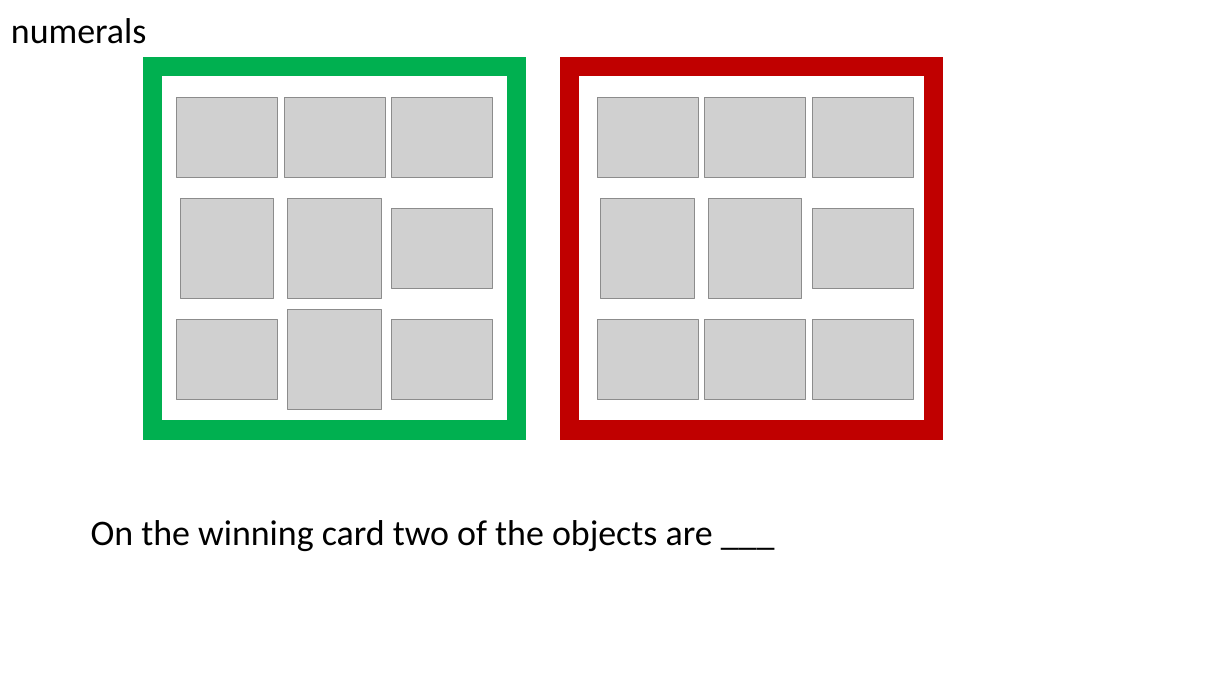
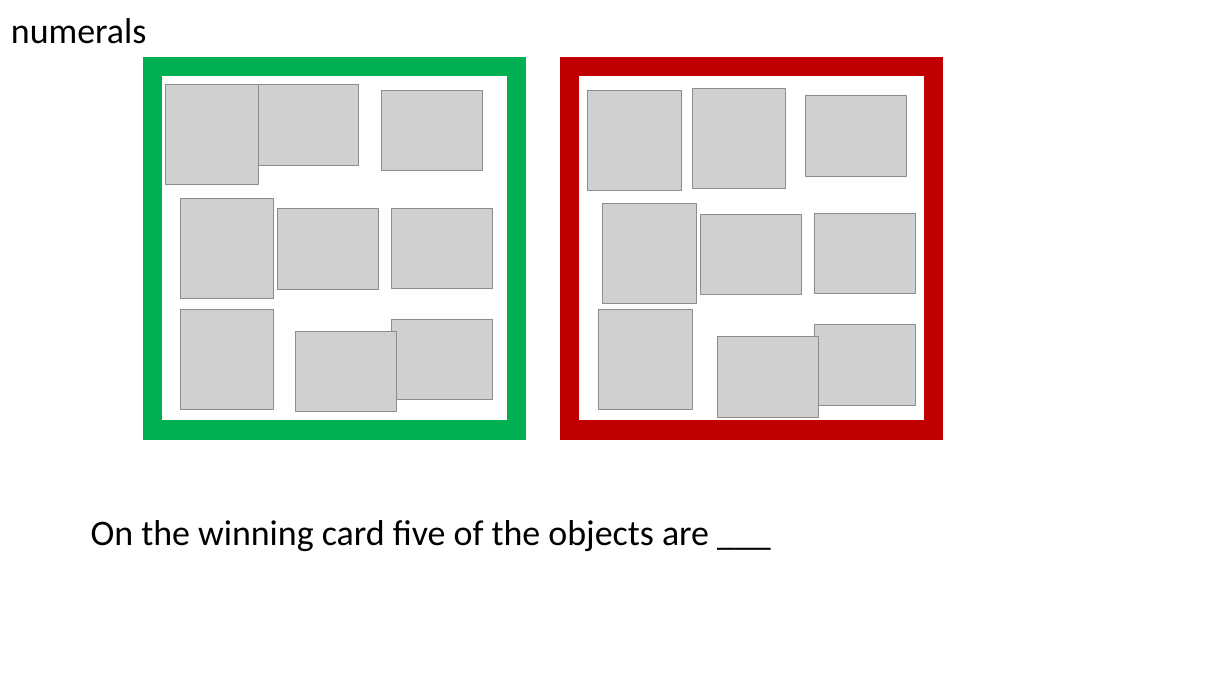
Before and after one commit to michael-franke/misleading_with_underinfo, a slide deck: slide 3 of experiments/02_forced_choice/images/items.pptx. Drawn at 1232x693 pixels with LibreOffice and Linux fonts; fonts in the diff are those of the drawing; grey boxes stand for pictures. Boxes give left, top, right and bottom in pixels: in the first picture for what was removed or moved away, otherwise in the second. Text is boxed around its words. In the diff, an @@ line names an element or a change of style, - is before the commit and + after.

```diff
--- a/experiments/02_forced_choice/images/items.pptx
+++ b/experiments/02_forced_choice/images/items.pptx
@@ picture: place and size @@
-picture at <box>287,310,381,409</box>
+picture at <box>165,85,259,185</box>
@@ picture: place and size @@
-picture at <box>177,319,277,399</box>
+picture at <box>257,85,358,165</box>
@@ picture: place and size @@
-picture at <box>709,199,802,299</box>
+picture at <box>692,89,786,189</box>
@@ picture: place and size @@
-picture at <box>392,97,493,177</box>
+picture at <box>381,91,482,171</box>
@@ picture: place and size @@
-picture at <box>597,97,698,177</box>
+picture at <box>588,91,681,190</box>
@@ picture: place and size @@
-picture at <box>812,97,913,177</box>
+picture at <box>805,96,906,177</box>
@@ picture: place and size @@
-picture at <box>284,97,384,177</box>
+picture at <box>277,209,378,289</box>
@@ picture: place and size @@
-picture at <box>601,199,694,299</box>
+picture at <box>604,204,697,304</box>
@@ picture: place and size @@
-picture at <box>705,97,806,177</box>
+picture at <box>701,214,801,295</box>
@@ picture: place and size @@
-picture at <box>812,208,913,288</box>
+picture at <box>814,213,915,294</box>
@@ picture: place and size @@
-picture at <box>287,199,381,299</box>
+picture at <box>180,310,274,409</box>
@@ picture: place and size @@
-picture at <box>597,319,698,399</box>
+picture at <box>599,310,692,409</box>
@@ picture: place and size @@
-picture at <box>812,319,913,399</box>
+picture at <box>814,324,915,405</box>
@@ picture: place and size @@
-picture at <box>177,97,277,177</box>
+picture at <box>295,332,396,412</box>
@@ picture: place and size @@
-picture at <box>705,319,806,399</box>
+picture at <box>718,336,819,417</box>
@@ text at <box>91,520,709,551</box>: text changed @@
-On the winning card two of the objects are ___
+On the winning card five of the objects are ___
```
Also in this commit, not shown: 5 other slides changed, 7 other files.
